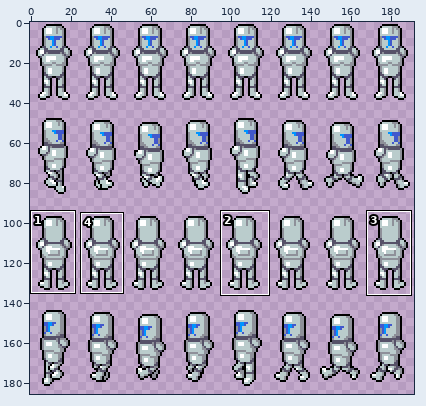
Edited in one commit: sprite sheet (art/charimgs/1/run.png). Above: a wide view before the commit, with the close-up outlined.
Close-up. Before the commit:
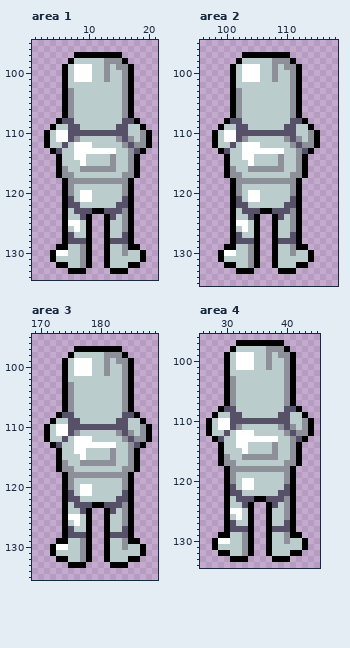
The file is 192x192 pixels. Shown: area 1: x 1..21, y 95..134; area 2: x 96..118, y 95..135; area 3: x 169..189, y 95..135; area 4: x 26..45, y 96..134. The wide view leaves out empty margins. The commit also changed other parts of the picture, which this record leaves out.
After:
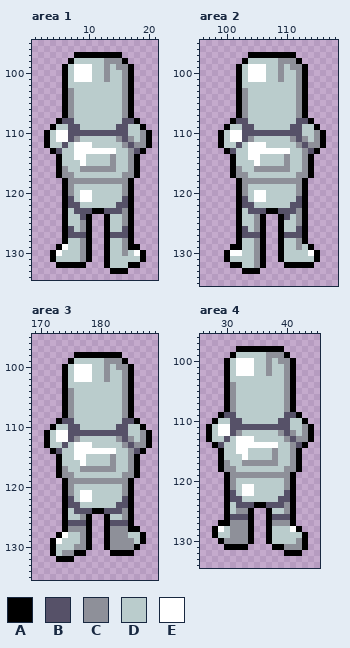
Palette (. is transparent): A #000000  B #565168  C #8e9099  D #bacccc  E #ffffff
Edits made:
Changed rows in their new state; - is an unchanged pixel.
Area 1:
first column x 6:
124 --------D----
125 -DDC---------
126 -BDC------B--
127 --BB----BB---
128 -DDC----DDC--
129 E------------
130 D-----------E
132 -AAA.--------
133 -...---------
Area 2:
first column x 98:
 97 -----.-------A-----
 98 ----.A----D--CA----
 99 ---.AD--E-DCD-CA---
100 ---.AD--E-DC-DCA---
101 ---.AD--E-DC-DCA---
102 ---.A--------DCA---
103 ---.AC-------DCA---
104 ---.AC-------DCA---
105 ---.AC-------DCA---
106 ---.AC-------DCA---
107 ---.AC-------DCA---
108 --.A-B-------D-BA--
109 -.A-D-B-----D-B-DA-
110 .AD-E---------B-DCA
111 .AD-EBC-----DCBCDCA
112 .A-DBD--E----DCB-CA
113 -.AB-D------E-DCBA-
114 --.A-D-E---DC-DCA--
115 --.A--DE---DC-DCA--
116 --.AC-D-----C-DCA--
117 --.A-C-------D-CA--
118 ---.A---------CA---
119 ---.AC-------DCA---
120 ---.ACD-E----DCA---
121 ---.ABD-E----DBA---
122 ---.A-B-----D-BA---
123 ---.AD--B-A--BCA---
124 ---.A-DCA-.ABDCA---
125 ---.AD-CA-.A-DCA---
126 ---.AB-CA-.A-DBA---
127 ---.ABBBA-.AB-BA---
128 ---.ADDCA-.ADDCA---
129 --.-A-DCA-.A-DCDA--
130 -.A-E-DCA-.A-D--EA-
131 -.A---DCA-.A----DA-
132 --.-A-DCA-..AA--A--
133 ----.--A---...-----
Area 3:
first column x 174:
 97 --........--
 98 -.AAAAAAAA.-
 99 .ADDD---C-A.
100 ---------C--
102 --EEE--C----
103 -D----------
first column x 171:
108 --.AC--------CA.--
109 -.AB-D------D-BA.-
110 .ADD--DDDDDD----A.
111 -----BBBBBBBB-D---
112 --EEBCDD----CBCD--
113 ADDB----DDDD-CBCCA
114 -AB----EEEEE---BA-
115 -----E------------
116 ---D--EDDDD-------
117 ----D-CCCCCC-D----
118 --AC-DDDDDDDD-CA--
119 -----CCCCCCCC-----
120 ------DD----------
121 ----C--------C----
122 -----DEE----D-----
123 ----B-DDDDDD-B----
124 -----B-BAAB-B-----
125 ----DDC-----------
126 ----BBB----BBB----
127 ----CCC----CCC-A--
128 --AEDDC----CCCDDA-
129 -AED-------CC-CDA-
130 --DD-C-----CC-CA.-
131 ---CCAA.--.AAAA..-
132 ----A...--......--
133 ----...----...----
Area 4:
first column x 30:
 97 --........--
 98 -.AAAAAAAA.-
 99 .ADDD---C-A.
100 ---------C--
102 --EEE--C----
103 -D----------
first column x 27:
108 --.AC--------CA.--
109 -.AB-D------D-BA.-
110 .ADD--DDDDDD----A.
111 -----BBBBBBBB-D---
112 --EEBCDD----CBCD--
113 ADDB----DDDD-CBCCA
114 -AB----EEEEE---BA-
115 -----E------------
116 ---D--EDDDD-------
117 ----D-CCCCCC-D----
118 --AC-DDDDDDDD-CA--
119 -----CCCCCCCC-----
120 ------DD----------
121 ----C--------C----
122 -----DEE----D-----
123 ----B-DDDDDD-B----
124 -----B-BAAB-B-----
125 ----DCC-----------
126 ----BBB----BBB----
127 --A-CCC----CCC----
128 -AEDCCC----DDDEA--
129 -ADDCC-------DDDA-
130 -.ACCC-------D-C--
131 -..AAAA.--.AACCC--
132 --......--...A----
133 ----...----...----
Boxes around the changes in both close-ups, in picture pixels (x1, y1, x2, y2):
changed: (62, 214, 140, 274)
changed: (212, 52, 326, 274)
changed: (62, 346, 134, 388)
changed: (44, 412, 152, 568)
changed: (224, 340, 296, 382)
changed: (206, 406, 314, 562)
